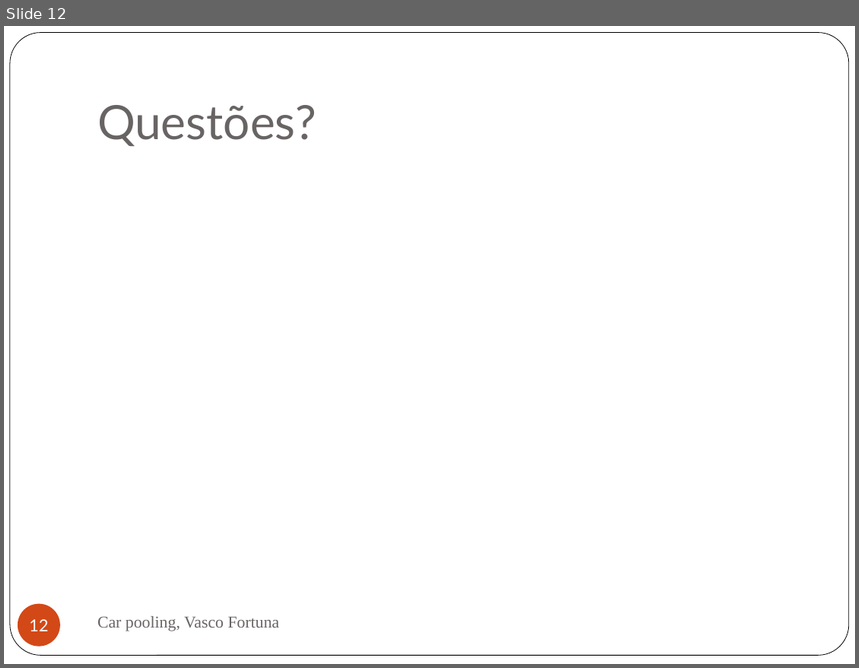
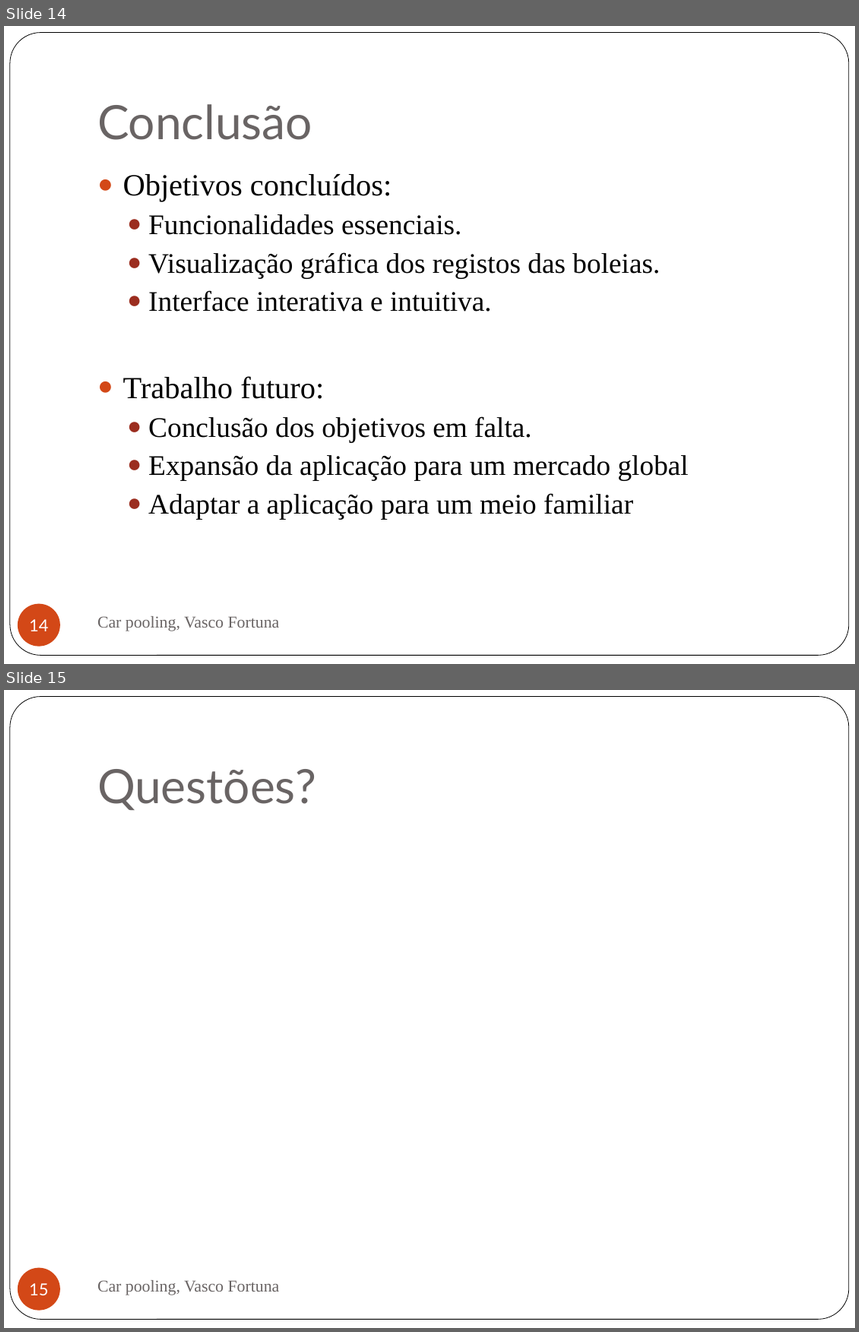
Before and after one commit to Vascomfortuna/Projeto-EI, a slide deck: Apresentação.pptx. Shown one above the other, each under a label of ours: slide 12 before the commit, slides 14 and 15 after it. The pictures are 859x668 and 859x1332 pixels, drawn with LibreOffice and Linux fonts; fonts in the diff are those of the drawing. Boxes give left, top, right and bottom in pixels: in the first picture for what was removed or moved away, otherwise in the second. Text is boxed around its words. In the diff, an @@ line names an element or a change of style, - is before the commit and + after.

```diff
--- a/Apresentação.pptx
+++ b/Apresentação.pptx
@@ slide 14 added at <box>4,26,855,664</box>, background #FFFFFF; not listed: 1 template element that a slide beside it also shows @@
@@ title added at <box>97,104,313,140</box>, 40 pt, text #696464 @@
+Conclusão
@@ text added at <box>123,174,689,519</box>, 24 pt, text #000000 @@
+● Objetivos concluídos:
+  ● Funcionalidades essenciais.
+  ● Visualização gráfica dos registos das boleias.
+  ● Interface interativa e intuitiva.
+● Trabalho futuro:
+  ● Conclusão dos objetivos em falta.
+  ● Expansão da aplicação para um mercado global
+  ● Adaptar a aplicação para um meio familiar
@@ page number added at <box>18,604,60,646</box>, fill #D34817, 14 pt, text #FFFFFF @@
+14
@@ text added at <box>97,617,280,632</box>, 14 pt, text #696464 @@
+Car pooling, Vasco Fortuna
@@ what was slide 12 is now slide 15 @@
@@ page number at <box>29,1284,48,1296</box>: text changed @@
-12
+15
```
Also in this commit, not shown: 11 slides changed, 2 other slides added, 10 other files.
